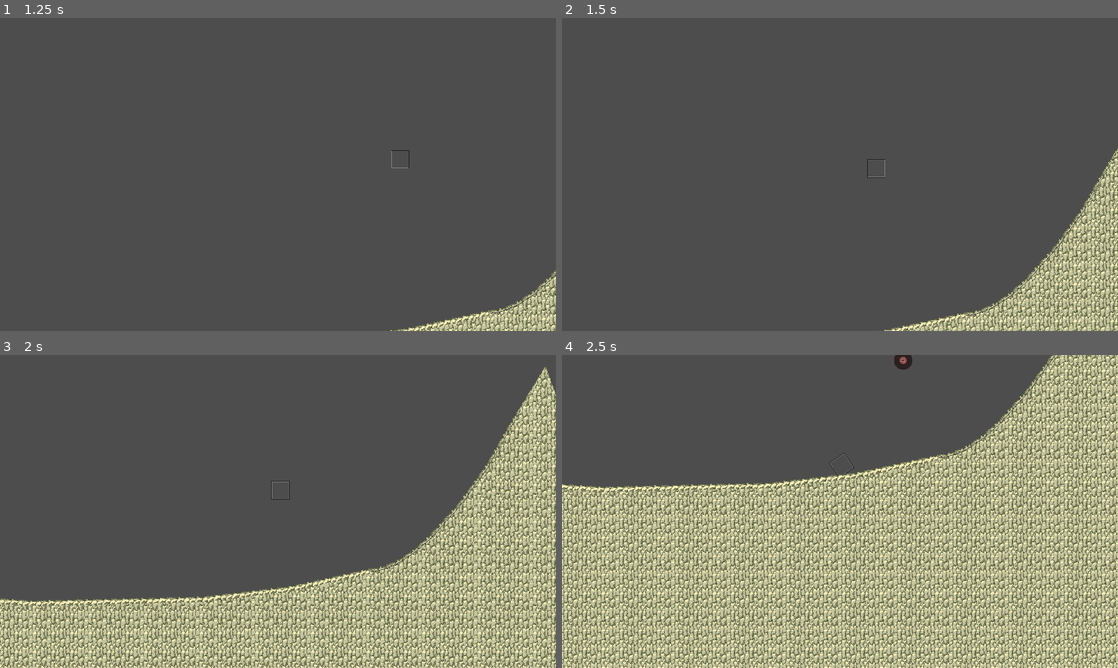
Above: before the commit, frames 1-4 (two rows, left to right).
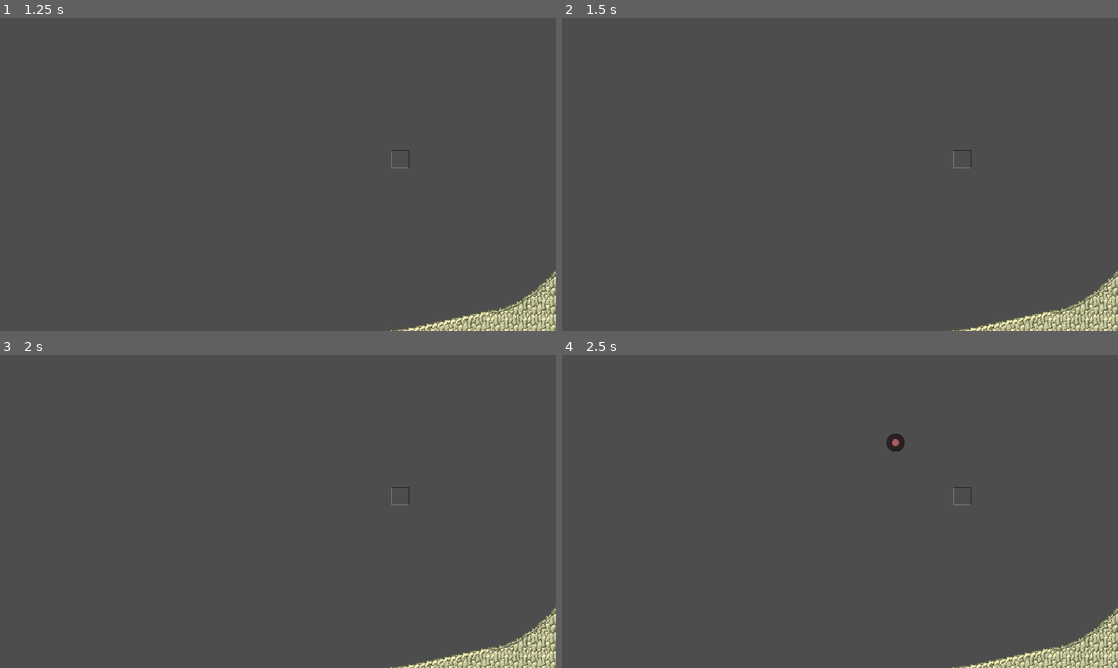
Above: after the commit, the same moments.

Repository: LiquidFun/Grandpas-Hill-Racer
Game: Godot game, scene res://levels/brutus.tscn
Two runs of this game, one before a commit and one after it. Both use one fixed random seed, a clock stepped at 60 frames per second and the inputs below.
Inputs (mouse positions are in pixels of both pictures, inside the frame that each line leads up to):
- Up to frame 1 (1.25 s): tap Enter (start, bound only after the commit) at 0.5 s; move the mouse to (400, 158) at 0.52 s; hold E (rotate_right) from 0.53 s (still down); tap 1 (item1) at 0.6 s; click (400, 158) at 0.67 s
- Up to frame 2 (1.5 s): release E (rotate_right) at 1.25 s; tap Ctrl (start, bound only before the commit) at 1.25 s; drag from (728, 190) to (962, 158) at 1.27 s
- Up to frame 3 (2 s): no input
- Up to frame 4 (2.5 s): move the mouse to (895, 442) at 2.02 s; hold E (rotate_right) from 2.03 s (still down); tap 3 (item3) at 2.1 s

Frame 1 is identical in both runs. In frame 2, 6.8% of the frame differs, in the area x 54-100%, y 41-100%; in frame 3, 35%; in frame 4, 69%, in the area x 0-100%, y 0-100%.

Commit message:
add project.godot

Diff:
--- a/project.godot
+++ b/project.godot
@@ -101,8 +101,7 @@
 }
 place={
 "deadzone": 0.5,
-"events": [Object(InputEventKey,"resource_local_to_scene":fa …(145 unchanged characters)… lse,"keycode":0,"physical_keycode":4194309,"key_label":0,"unicode":0,"location":0,"echo":false,"script":null)
-, Object(InputEventKey,"resource_local_to_scene":false,"resource_name":"","device":-1,"window_id":0,"alt_pressed":false,"shift_pressed":false,"ctrl_pressed":false,"meta_pressed":false,"pressed":false,"keycode":0,"physical_keycode":4194310,"key_label":0,"unicode":0,"location":0,"echo":false,"script":null)
+"events": [Object(InputEventKey,"resource_local_to_scene":fa …(145 unchanged characters)… lse,"keycode":0,"physical_keycode":4194310,"key_label":0,"unicode":0,"location":0,"echo":false,"script":null)
 , Object(InputEventMouseButton,"resource_local_to_scene":false,"resource_name":"","device":-1,"window_id":0,"alt_presse …(249 unchanged characters)…
 ]
 }
@@ -114,7 +113,13 @@
 }
 start={
 "deadzone": 0.5,
-"events": [Object(InputEventKey,"resource_local_to_scene":fa …(145 unchanged characters)… lse,"keycode":0,"physical_keycode":4194326,"key_label":0,"unicode":0,"location":0,"echo":false,"script":null)
+"events": [Object(InputEventKey,"resource_local_to_scene":fa …(145 unchanged characters)… lse,"keycode":0,"physical_keycode":4194309,"key_label":0,"unicode":0,"location":0,"echo":false,"script":null)
+, Object(InputEventKey,"resource_local_to_scene":false,"resource_name":"","device":-1,"window_id":0,"alt_pressed":false,"shift_pressed":false,"ctrl_pressed":false,"meta_pressed":false,"pressed":false,"keycode":0,"physical_keycode":70,"key_label":0,"unicode":102,"location":0,"echo":false,"script":null)
+]
+}
+undo={
+"deadzone": 0.5,
+"events": [Object(InputEventKey,"resource_local_to_scene":false,"resource_name":"","device":-1,"window_id":0,"alt_pressed":false,"shift_pressed":false,"ctrl_pressed":true,"meta_pressed":false,"pressed":false,"keycode":0,"physical_keycode":90,"key_label":0,"unicode":122,"location":0,"echo":false,"script":null)
 ]
 }
 
